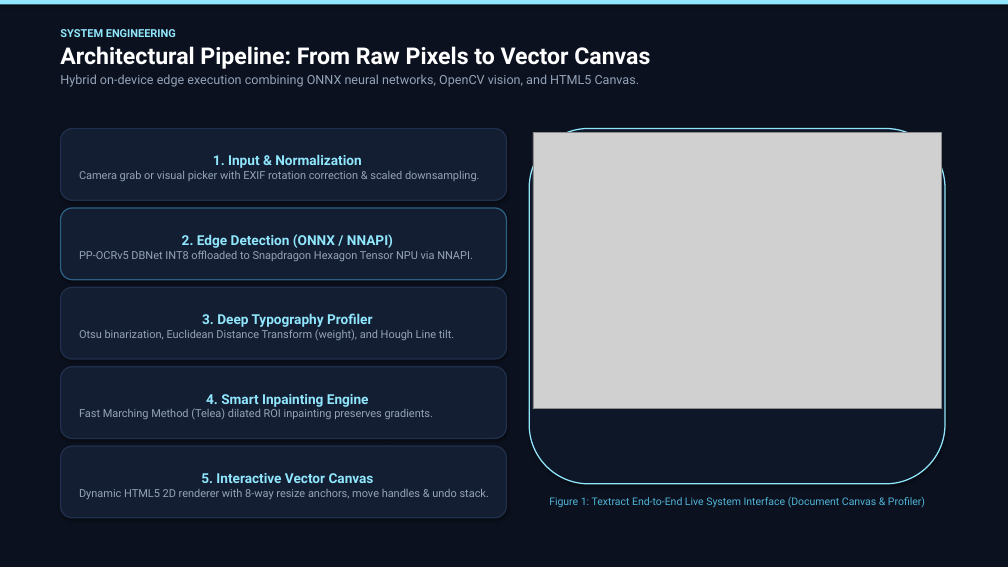
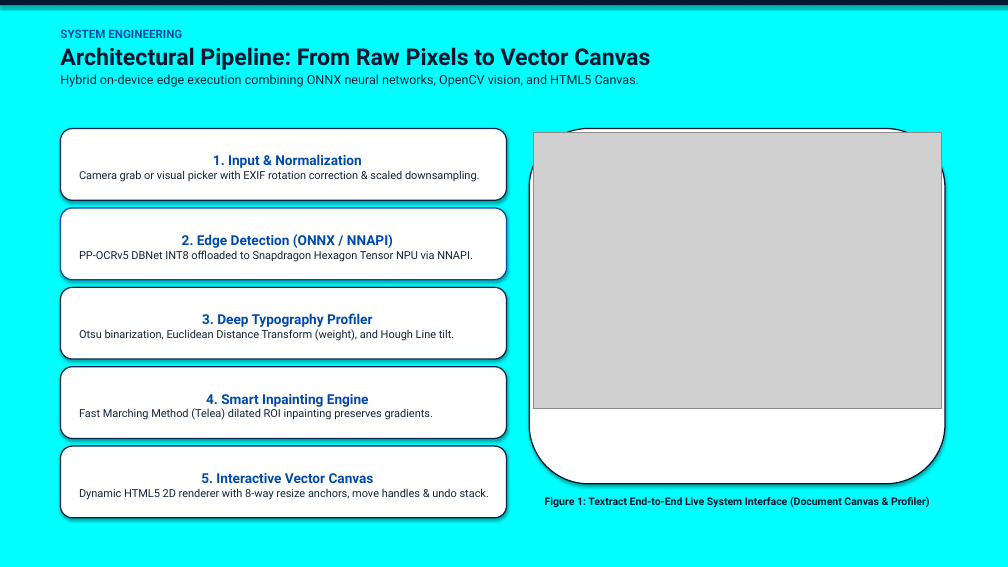
Before and after one commit to gou2005/Textract, a slide deck: slide 4 of Textract_iQOO_Hackathon_2026.pptx. Drawn at 1008x567 pixels with LibreOffice and Linux fonts; fonts in the diff are those of the drawing; grey boxes stand for pictures. Boxes give left, top, right and bottom in pixels: in the first picture for what was removed or moved away, otherwise in the second. Text is boxed around its words. In the diff, an @@ line names an element or a change of style, - is before the commit and + after.

Commit message:
Update PPT presentation background theme to pure cyan (#00FFFF) with high-contrast typography

```diff
--- a/Textract_iQOO_Hackathon_2026.pptx
+++ b/Textract_iQOO_Hackathon_2026.pptx
@@ rectangle at bbox=[0, 0, 1008, 567]: fill #0B111E to #00FFFF @@
@@ rectangle at bbox=[0, 0, 1008, 5]: fill #90E6FC to #061830 @@
@@ text "SYSTEM ENGINEERING" at bbox=[60, 29, 650, 87]: size 10.5 to 11 pt, text colour #90E6FC to #004BA5 in "SYSTEM ENGINEERING"; text colour #FFFFFF to #061830 in "Architectural Pipeline: From Raw Pixels to Vector ..."; text colour #94A3B8 to #142438 in "Hybrid on-device edge execution combining ONNX neural ..." @@
@@ rounded rectangle "1. Input & Normalization" at bbox=[60, 129, 507, 200]: text colour #90E6FC to #004BA5 in "1. Input & Normalization"; text colour #94A3B8 to #142438 in "Camera grab or visual picker with EXIF ..."; fill #131E32 to #FFFFFF; outline #20304C 1.2 pt to #08264B 1.2 pt @@
@@ rounded rectangle at bbox=[529, 129, 945, 484]: fill #0E1727 to #FFFFFF; outline #90E6FC 1.2 pt to #061830 1.2 pt @@
@@ rounded rectangle "2. Edge Detection (ONNX / ..." at bbox=[60, 208, 507, 280]: text colour #90E6FC to #004BA5 in "2. Edge Detection (ONNX / NNAPI)"; text colour #94A3B8 to #142438 in "PP-OCRv5 DBNet INT8 offloaded to Snapdragon Hexagon ..."; fill #131E32 to #FFFFFF; outline #2D5F82 1.2 pt to #004BA5 1.2 pt @@
@@ rounded rectangle "3. Deep Typography Profiler" at bbox=[60, 287, 507, 359]: text colour #90E6FC to #004BA5 in "3. Deep Typography Profiler"; text colour #94A3B8 to #142438 in "Otsu binarization, Euclidean Distance Transform (weight), an ..."; fill #131E32 to #FFFFFF; outline #20304C 1.2 pt to #08264B 1.2 pt @@
@@ rounded rectangle "4. Smart Inpainting Engine" at bbox=[60, 367, 507, 439]: text colour #90E6FC to #004BA5 in "4. Smart Inpainting Engine"; text colour #94A3B8 to #142438 in "Fast Marching Method (Telea) dilated ROI inpainting ..."; fill #131E32 to #FFFFFF; outline #20304C 1.2 pt to #08264B 1.2 pt @@
@@ rounded rectangle "5. Interactive Vector Canvas" at bbox=[60, 446, 507, 518]: text colour #90E6FC to #004BA5 in "5. Interactive Vector Canvas"; text colour #94A3B8 to #142438 in "Dynamic HTML5 2D renderer with 8-way resize ..."; fill #131E32 to #FFFFFF; outline #20304C 1.2 pt to #08264B 1.2 pt @@
@@ text "Figure 1: Textract End-to-End Live ..." at bbox=[545, 497, 930, 508]: text colour #50B4D7 to #061830, bold on @@
```
Also in this commit, not shown: 11 other slides changed, 1 other file.
